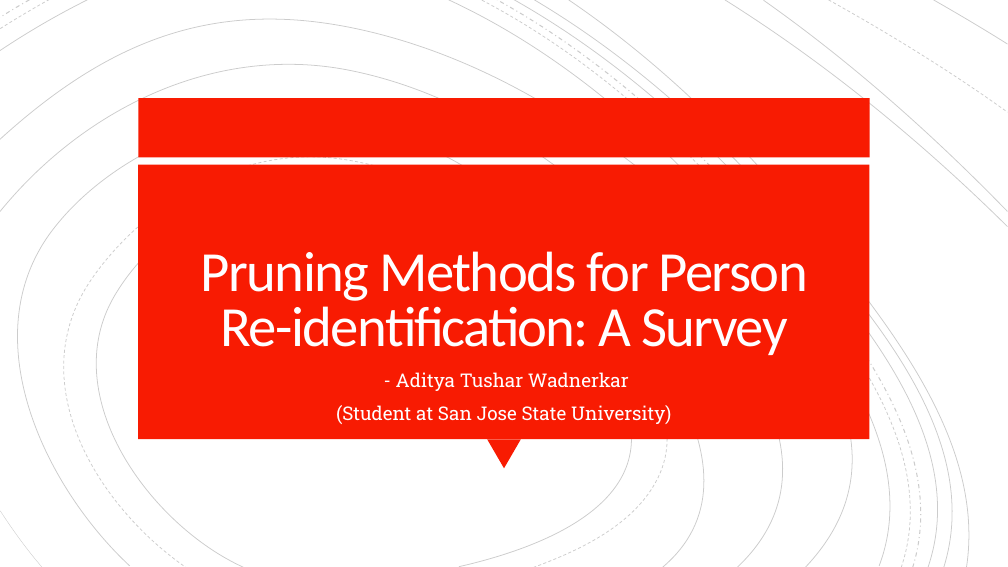
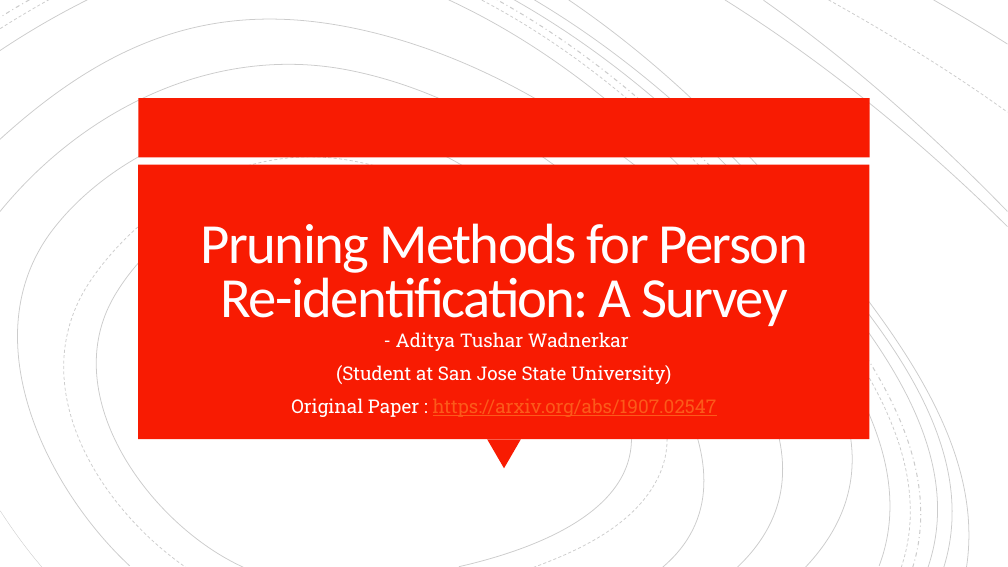
Before and after one commit to aadityaw97/Open_258_EC, a slide deck: slide 1 of Short Story/Pruning Methods for Person Reidentification.pptx. Drawn at 1008x567 pixels with LibreOffice and Linux fonts; fonts in the diff are those of the drawing. Boxes give left, top, right and bottom in pixels: in the first picture for what was removed or moved away, otherwise in the second. Text is boxed around its words. In the diff, an @@ line names an element or a change of style, - is before the commit and + after.

```diff
--- a/Short Story/Pruning Methods for Person Reidentification.pptx
+++ b/Short Story/Pruning Methods for Person Reidentification.pptx
@@ title "Pruning Methods for Person Re-identification: ...": place and size @@
-title "Pruning Methods for Person Re-identification: ..." at (201, 251, 808, 355)
+title "Pruning Methods for Person Re-identification: ..." at (201, 223, 808, 326)
@@ subtitle "- Aditya Tushar Wadnerkar": place and size @@
-subtitle "- Aditya Tushar Wadnerkar" at (336, 372, 671, 424)
+subtitle "- Aditya Tushar Wadnerkar" at (291, 332, 717, 417)
@@ subtitle at (291, 398, 717, 417): paragraph added @@
+Original Paper : https://arxiv.org/abs/1907.02547
```
Also in this commit, not shown: 1 other file.
